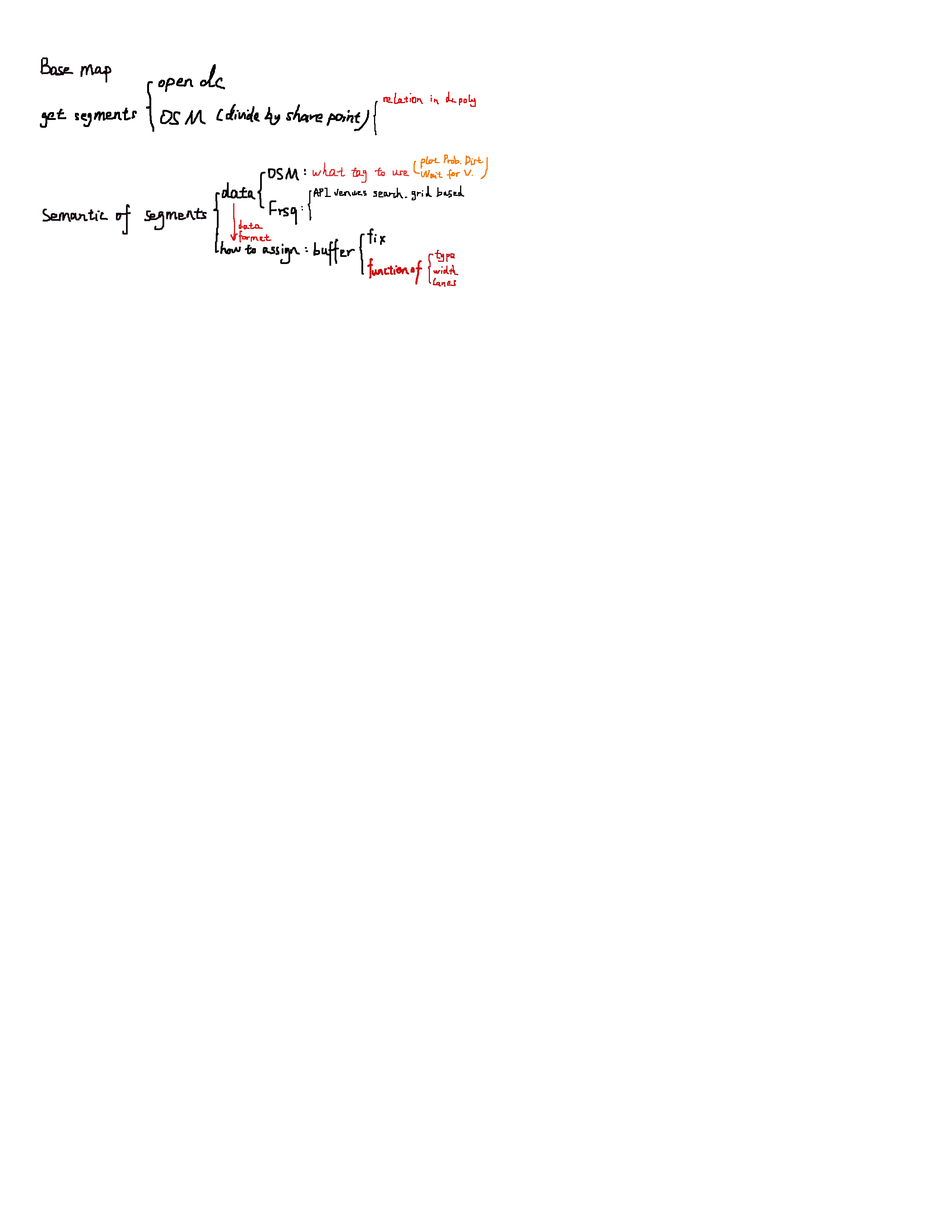
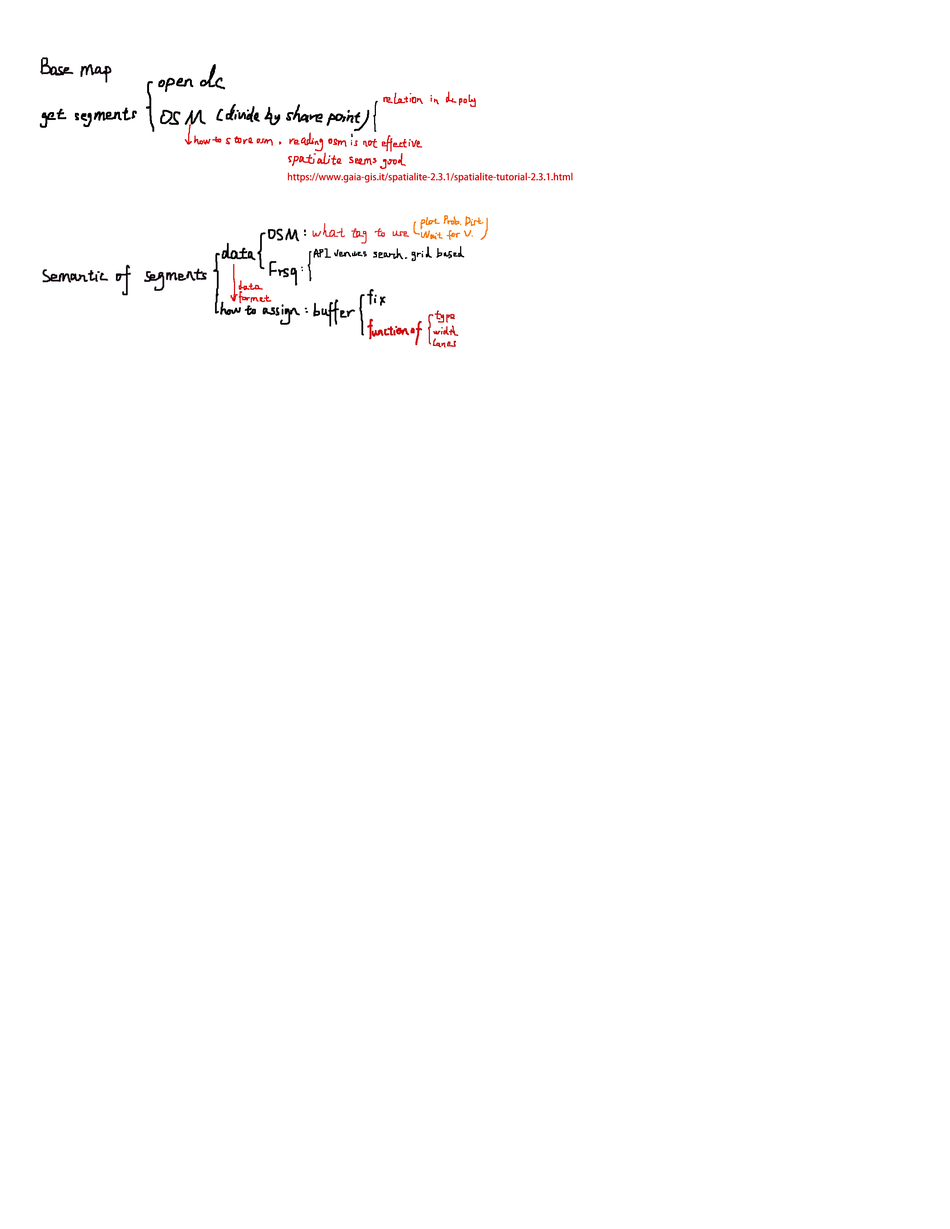
Layered file, before and after one edit (w=950, h=1229). Changes by layer:
added layer "https://www.gaia-gis.it/spatialite-2.3.1/spatialite-tutorial-2." above "writting area" over left=287, top=172, right=573, bottom=183
painted on "writting area" over left=42, top=124, right=488, bottom=348
